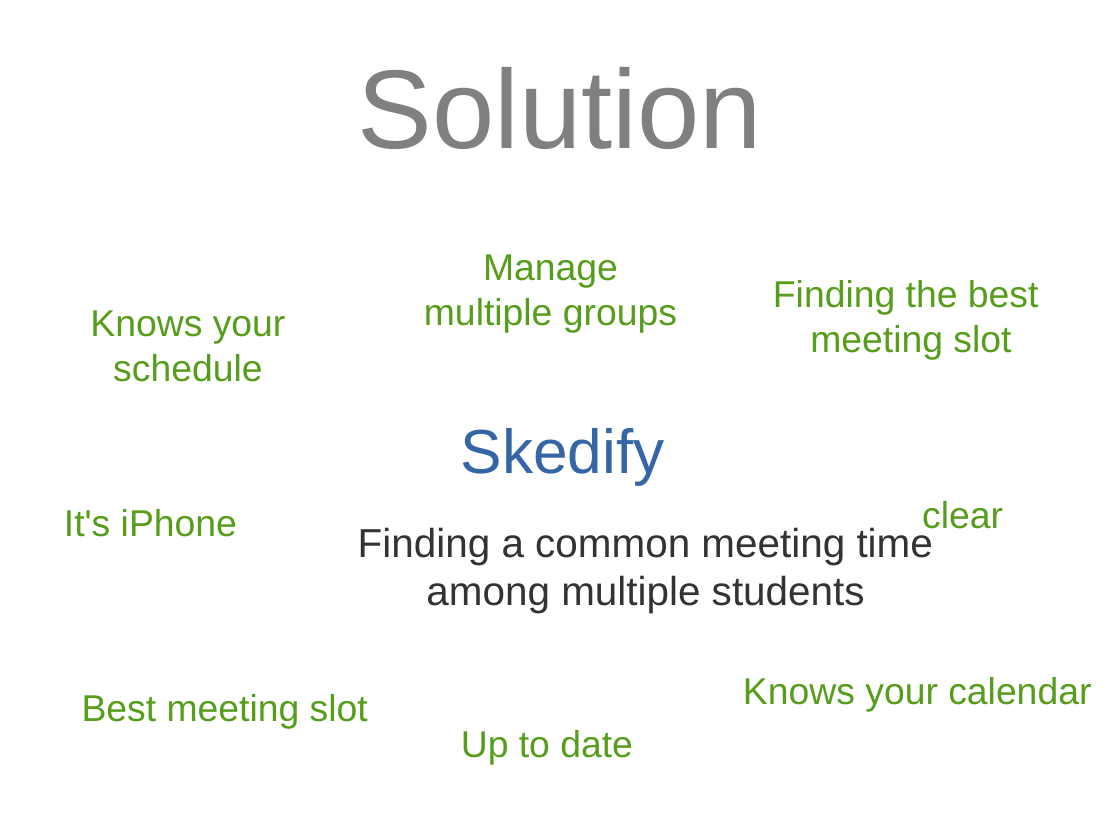
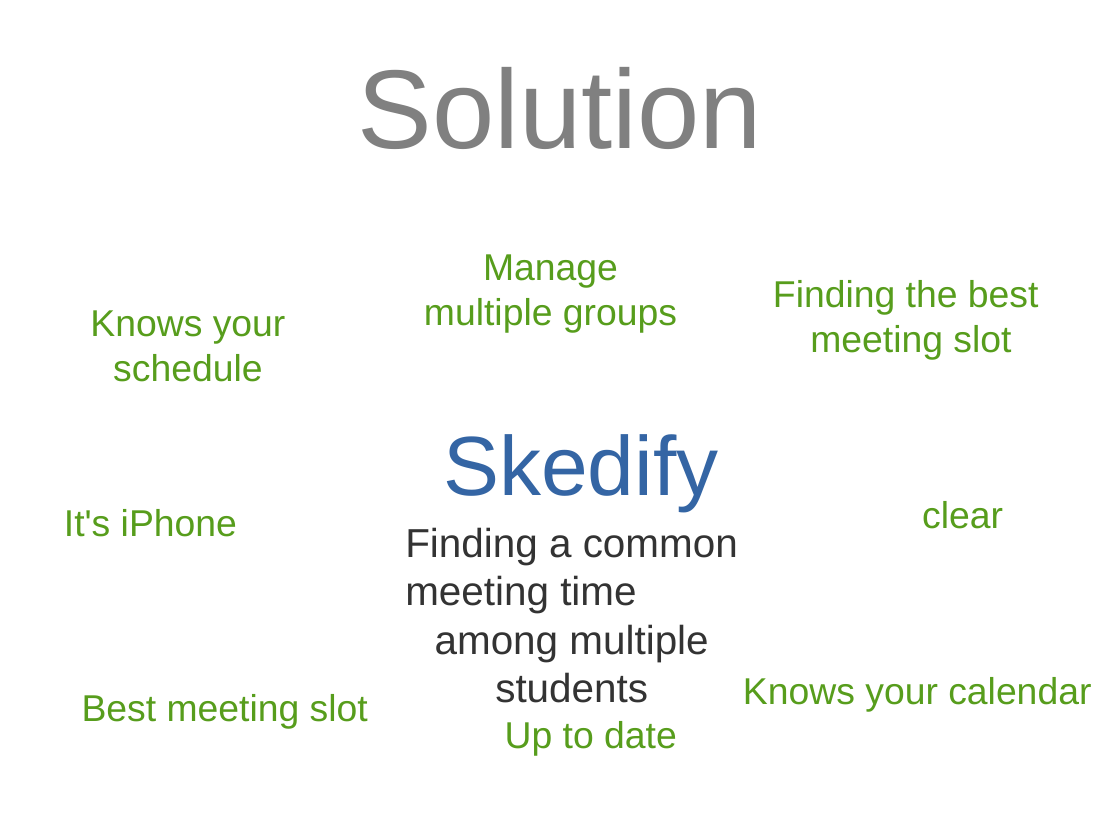
Before and after one commit to mremad/RWTH-iPhone-Project, a slide deck: slide 2 of Presentation-Tobi.odp. Drawn at 1120x840 pixels with LibreOffice and Linux fonts; fonts in the diff are those of the drawing. Boxes give left, top, right and bottom in pixels: in the first picture for what was removed or moved away, otherwise in the second. Text is boxed around its words. In the diff, an @@ line names an element or a change of style, - is before the commit and + after.

Commit message:
presentation

```diff
--- a/Presentation-Tobi.odp
+++ b/Presentation-Tobi.odp
@@ text "Skedify": place and size @@
-text "Skedify" at (461, 428, 665, 484)
+text "Skedify" at (443, 434, 718, 510)
@@ text "Skedify" at (443, 434, 718, 510): size 40 to 54 pt @@
@@ text "Finding a common meeting time" rewrapped from (358, 525, 933, 613) to (405, 527, 738, 703) @@
@@ text "Up to date": place and size @@
-text "Up to date" at (461, 730, 633, 764)
+text "Up to date" at (505, 721, 677, 756)
```
Also in this commit, not shown: 1 other slide changed.
